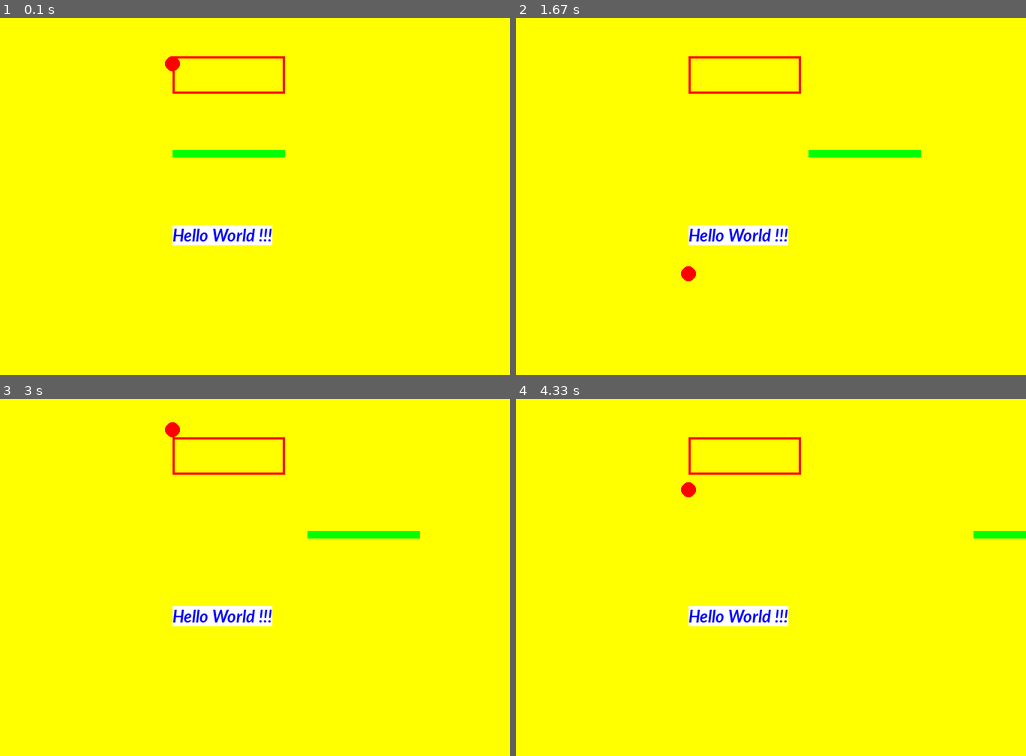
Above: before the commit, frames 1-4 (two rows, left to right).
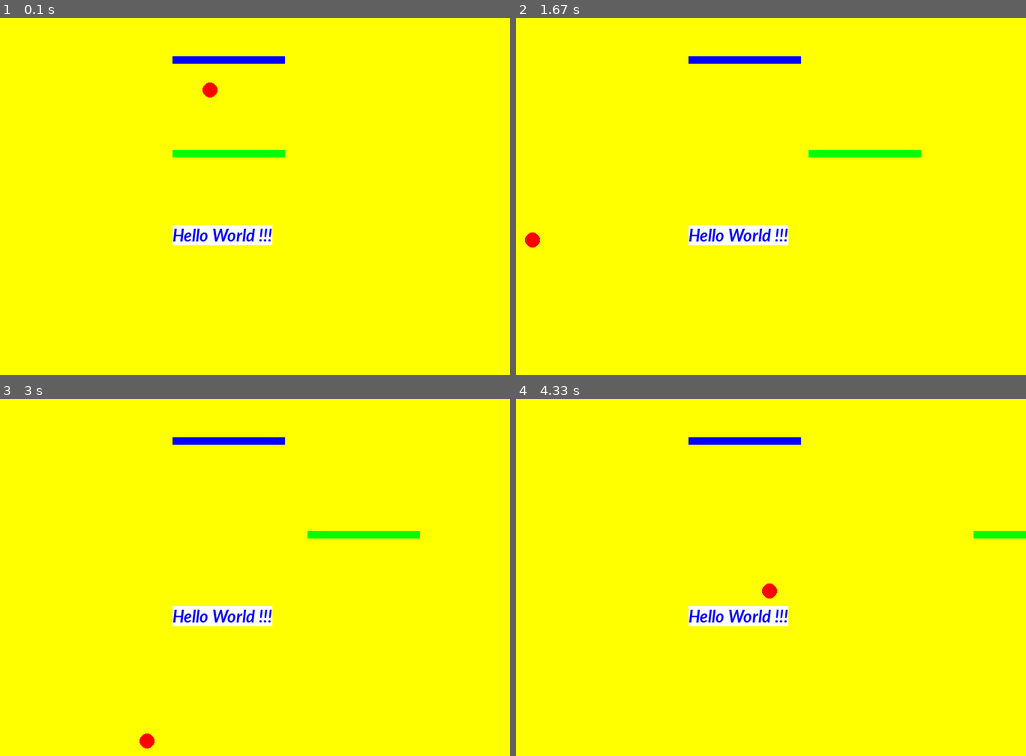
Above: after the commit, the same moments.

Repository: florin-postelnicu/PythonFlorin01
Game: pygame game, started from Pygame/MovingPlatformBouncingBall.py
Two runs of this game, one before a commit and one after it. Both use one fixed random seed, a clock stepped at 60 frames per second and the inputs below.
Inputs:
- Up to frame 1 (0.1 s): no input
- Up to frame 2 (1.67 s): hold Right 0.33-0.8 s; hold Right 0.83-1.3 s; hold Left from 1.33 s (still down)
- Up to frame 3 (3 s): release Left at 1.87 s; hold Left 1.9-2.3 s; hold Right 2.33-2.97 s
- Up to frame 4 (4.33 s): hold Left 3-3.47 s; hold Right 3.5-3.97 s; hold Right from 4 s (still down)

The runs differ from the first frame. In frame 1, 0.8% of the frame differs, in the area x 32-56%, y 10-23%; in frame 2, 0.9%, in the area x 1-56%, y 10-74%; in frame 3, 0.9%; in frame 4, 0.9%.

Commit message:
Add files via upload

Diff:
--- a/Pygame/MovingPlatformBouncingBall.py
+++ b/Pygame/MovingPlatformBouncingBall.py
@@ -9,6 +9,8 @@
 """
 
 import pygame
+import math
+import random
 
 # Define some colors (red, green, blue)
 BLACK = (0, 0, 0)
@@ -30,8 +32,11 @@
 # would not move
 plat1_x = 250
 dx = 0
-ball_y = 25
+
+ball_y = 50
+ball_x = 300
 dy = 10
+dir = 0
 
 pygame.display.set_caption("My Game")
 
@@ -67,8 +72,12 @@
         # it will be changed the direction of motion
     plat1_x = plat1_x + dx
 
-    if ball_y <10 or ball_y >HEIGHT :
+    if ball_y <10 or ball_y > HEIGHT -10 :
         dy = - dy
+
+    if ball_x <10 or ball_x > WIDTH -10:
+        dir = -dir
+    ball_x = ball_x + dir
     ball_y = ball_y + dy
     # --- Screen-clearing code goes here
 
@@ -87,11 +96,18 @@
     # --- Draw rectangles
 
     plat1 = pygame.draw.rect(screen, GREEN, [plat1_x, 200, 150, 10])
-    plat2 = pygame.draw.rect(screen, RED, [250, 75, 150, 50], 3)
-    ball = pygame.draw.circle(screen, RED, (250, ball_y), 10)
+    plat2 = pygame.draw.rect(screen, BLUE, [250, 75, 150, 10])
+    ball = pygame.draw.circle(screen, RED, (ball_x, ball_y + dy),10)
 
-    if (ball.colliderect(plat1)):
+    # --- Collision
+
+    if ball.colliderect(plat1):
+        dir = random.randint(-5,5)
         dy = - dy
+
+
+
+
 
     # --- Go ahead and update the screen with what we've drawn.
     pygame.display.flip()
